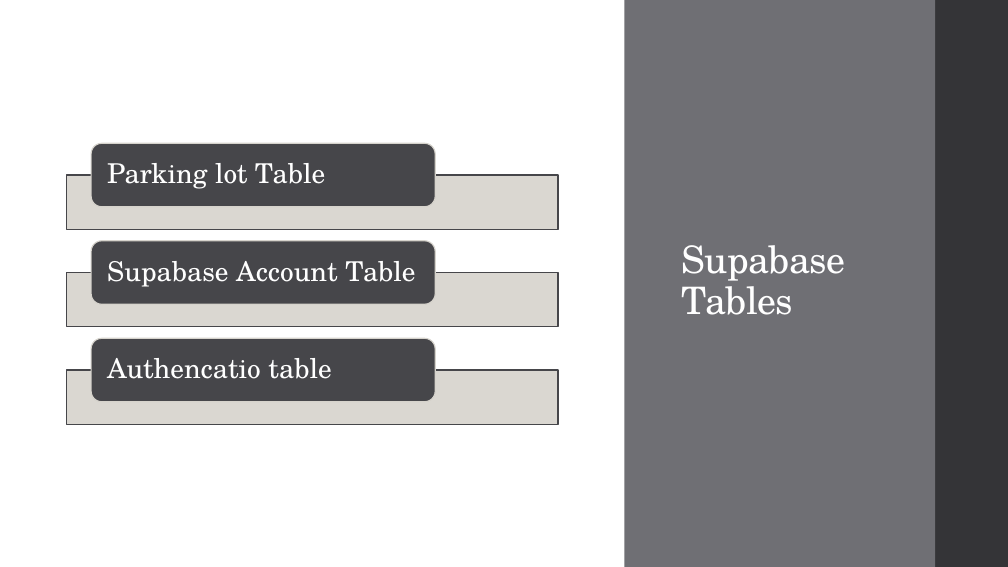
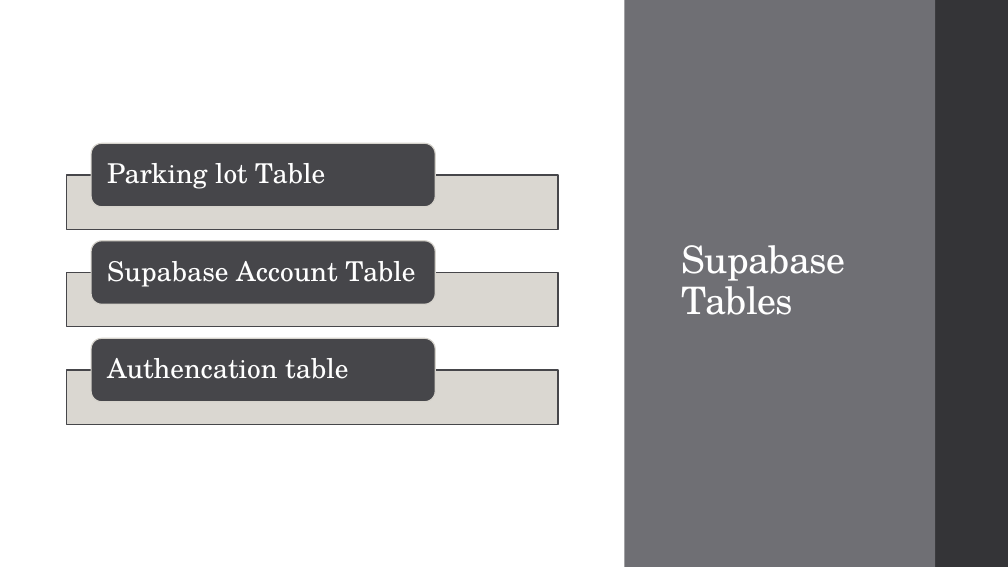
Before and after one commit to Divinek1/4805GroupProject, a slide deck: slide 7 of Documents/08 Final Presentation.pptx. Drawn at 1008x567 pixels with LibreOffice and Linux fonts; fonts in the diff are those of the drawing. Boxes give left, top, right and bottom in pixels: in the first picture for what was removed or moved away, otherwise in the second. Text is boxed around its words. In the diff, an @@ line names an element or a change of style, - is before the commit and + after.

Commit message:
fixed typo

```diff
--- a/Documents/08 Final Presentation.pptx
+++ b/Documents/08 Final Presentation.pptx
@@ text at <box>107,358,348,379</box>: text changed @@
-Authencatio table
+Authencation table
```
